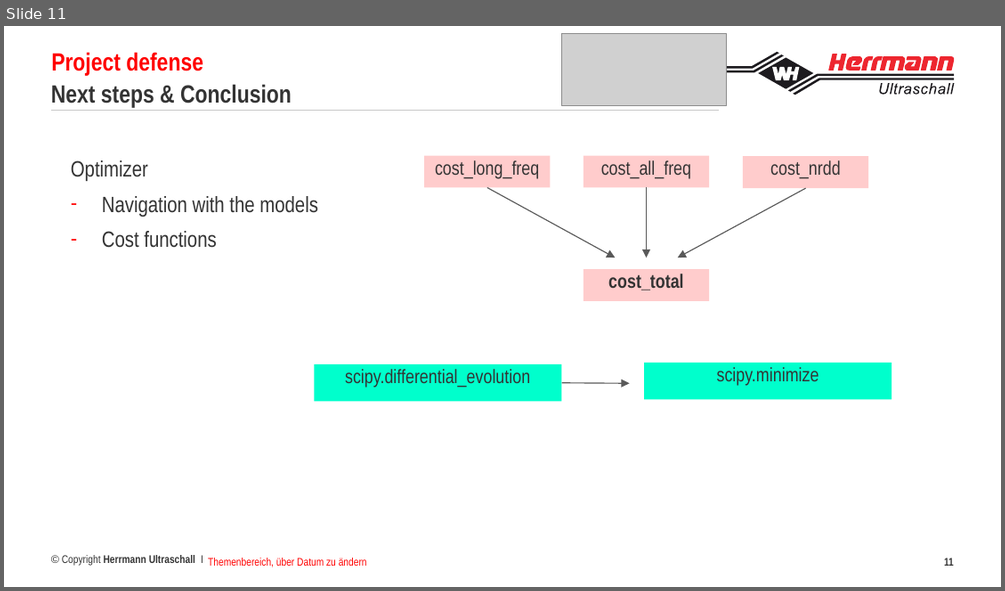
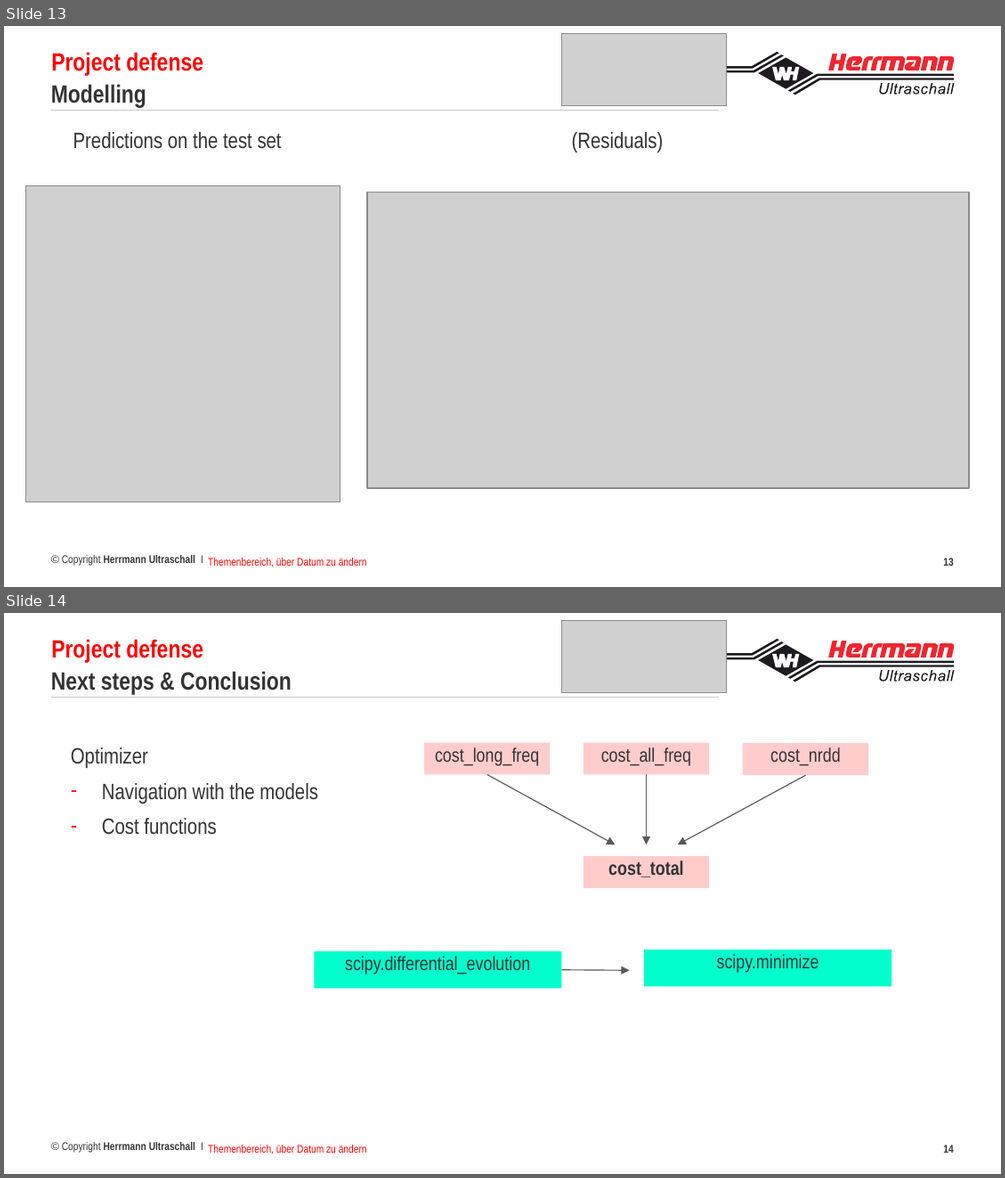
Before and after one commit to francoisbrouet/sep24_cds_int_us-welding, a slide deck: report/Präsentation-HU DataScience Projekt FBr.pptx. Shown one above the other, each under a label of ours: slide 11 before the commit, slides 13 and 14 after it. The pictures are 1005x591 and 1005x1178 pixels, drawn with LibreOffice and Linux fonts; fonts in the diff are those of the drawing; grey boxes stand for pictures; background and template pictures are left out. Boxes give left, top, right and bottom in pixels: in the first picture for what was removed or moved away, otherwise in the second. Text is boxed around its words. In the diff, an @@ line names an element or a change of style, - is before the commit and + after.

```diff
--- a/report/Präsentation-HU DataScience Projekt FBr.pptx
+++ b/report/Präsentation-HU DataScience Projekt FBr.pptx
@@ slide 13 added at [4, 26, 1001, 587], background picture (left out); not listed: 27 template elements that a slide beside it also shows @@
@@ text added at [51, 52, 203, 75], 18 pt, text #FF0000, bold @@
+Project defense
@@ picture added at [561, 33, 726, 106] @@
@@ title added at [51, 84, 146, 108], 18 pt, text #333333, bold @@
+Modelling
@@ text added at [73, 132, 663, 152], 16 pt, text #333333 @@
+  Predictions on the test set (Residuals)
@@ picture added at [26, 185, 340, 501] @@
@@ picture added at [367, 192, 969, 488] @@
@@ text added at [208, 557, 367, 567], 8 pt, text #FF0000 @@
+Themenbereich, über Datum zu ändern
@@ page number added at [943, 557, 953, 565], 8 pt, text #333333, bold @@
+13
@@ what was slide 11 is now slide 14 @@
@@ page number at [943, 1144, 953, 1152]: text changed @@
-11
+14
```
Also in this commit, not shown: 2 slides changed, 3 other slides added, 2 other files.
